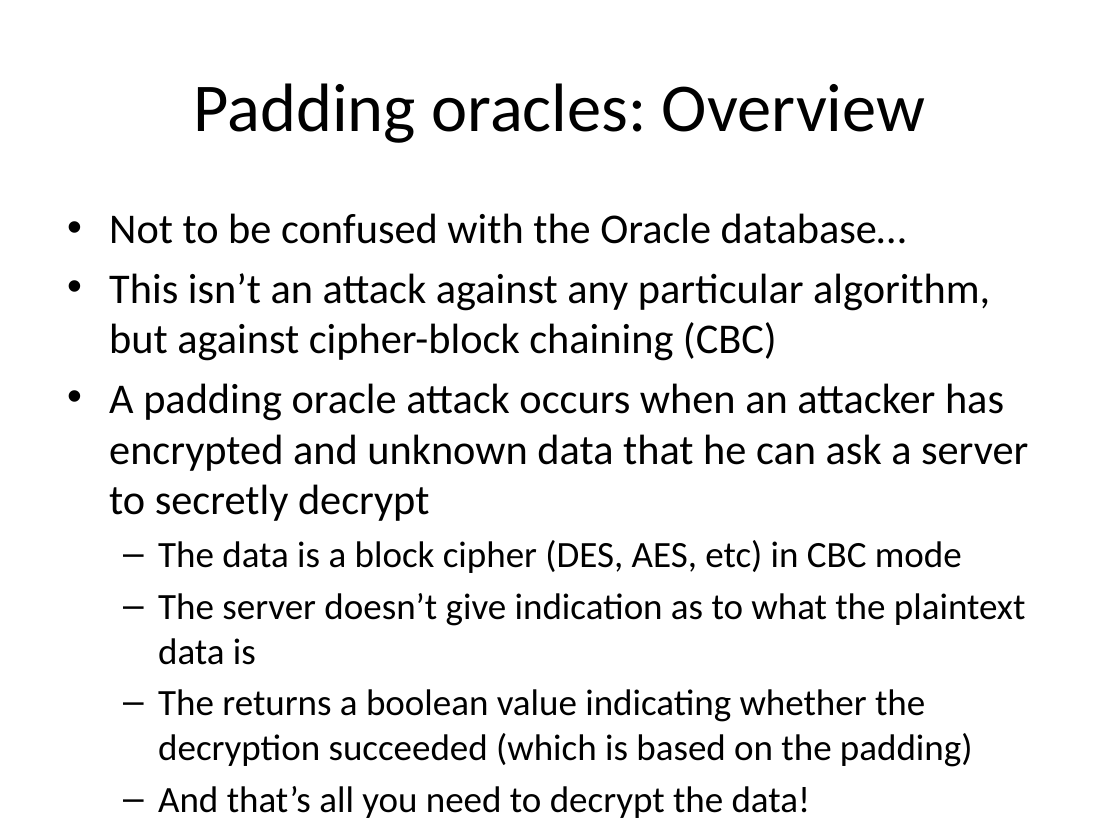
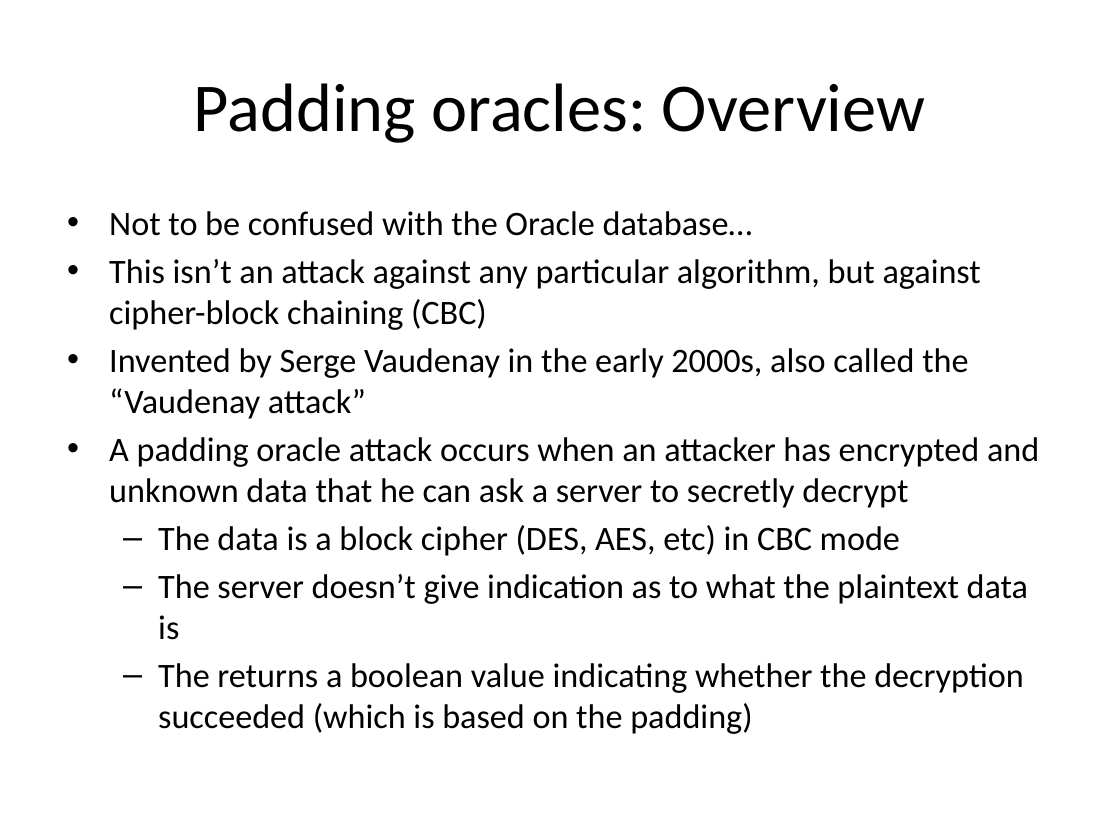
Before and after one commit to iagox86/2013-02-Shmoocon-talk, a slide deck: slide 73 of Shmoocon.pptx (slide 70 before the commit). Drawn at 1120x840 pixels with LibreOffice and Linux fonts; fonts in the diff are those of the drawing. Boxes give left, top, right and bottom in pixels: in the first picture for what was removed or moved away, otherwise in the second. Text is boxed around its words. In the diff, an @@ line names an element or a change of style, - is before the commit and + after.

Commit message:
Updated the slides one last time, and changed 'hash' to 'signature' throughout the server

```diff
--- a/Shmoocon.pptx
+++ b/Shmoocon.pptx
@@ text at box(109, 211, 1039, 734): size 27.2 to 22 pt in "Not to be confused with the Oracle ...", "This isn’t an attack against any particular ...", "A padding oracle attack occurs when an ..."; size 23.8 to 22 pt in "The data is a block cipher (DES, ...", "The server doesn’t give indication as to ...", "The returns a boolean value indicating whether ..."; less space between paragraphs @@
@@ text at box(109, 348, 968, 419): paragraph added @@
+• Invented by Serge Vaudenay in the early 2000s, also called the “Vaudenay attack”
@@ text at box(158, 786, 810, 818): paragraph removed @@
-  – And that’s all you need to decrypt the data!
```
Also in this commit, not shown: 3 other slides changed, 4 slides added, 1 slide removed, 1 other file.
